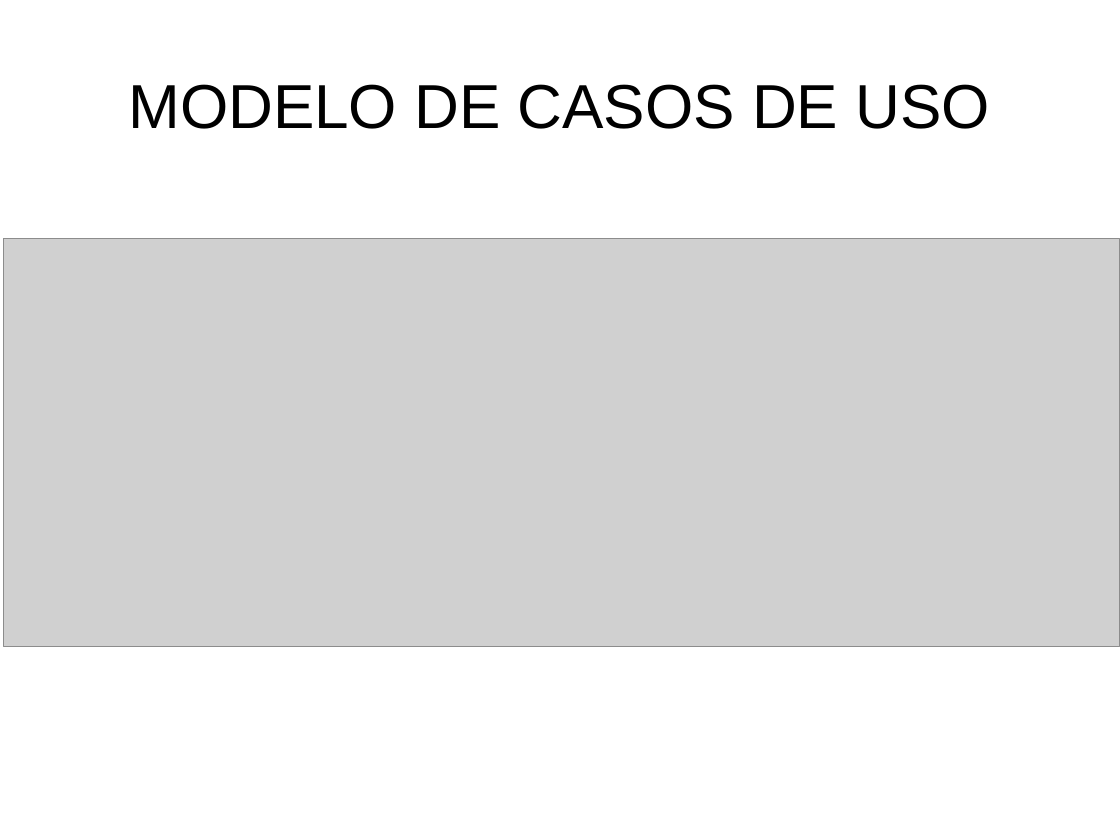
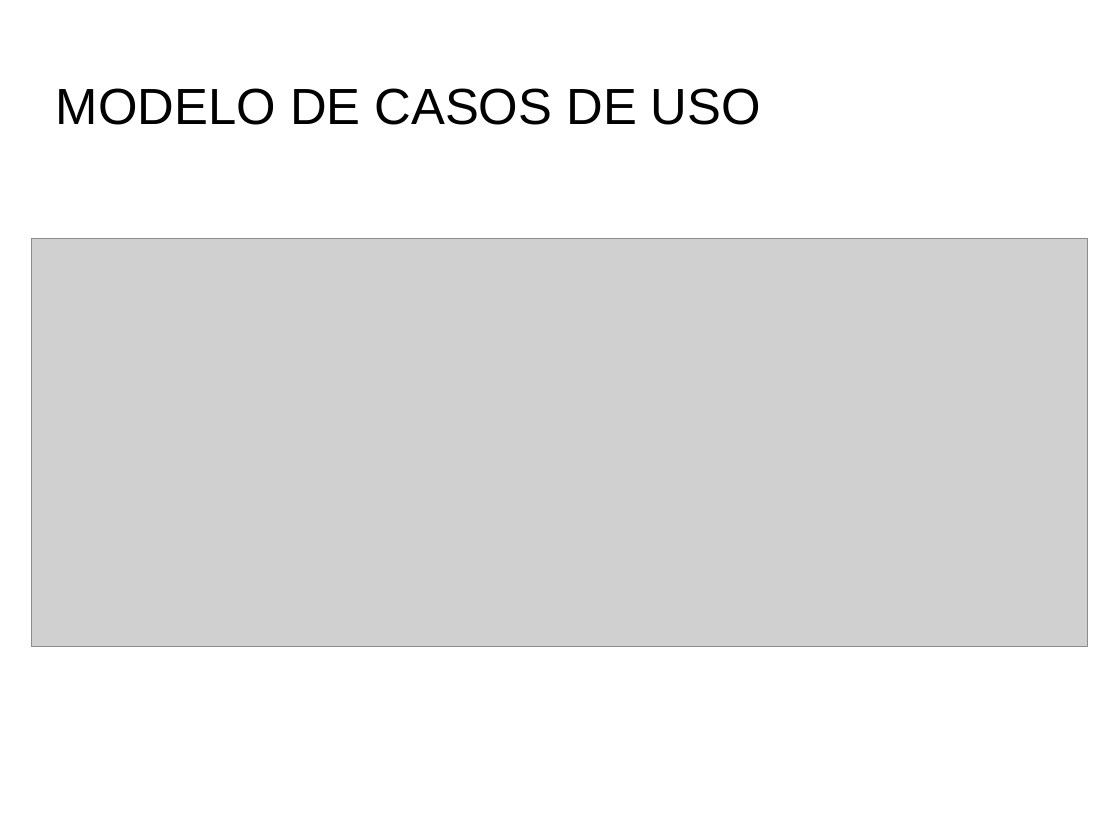
Before and after one commit to PatriiML11/ProyectoWeb, a slide deck: slide 7 of doc/Documentos/Presentacion.odp (slide 6 before the commit). Drawn at 1120x840 pixels with LibreOffice and Linux fonts; fonts in the diff are those of the drawing; grey boxes stand for pictures; background and template pictures are left out. Boxes give left, top, right and bottom in pixels: in the first picture for what was removed or moved away, otherwise in the second. Text is boxed around its words. In the diff, an @@ line names an element or a change of style, - is before the commit and + after.

```diff
--- a/doc/Documentos/Presentacion.odp
+++ b/doc/Documentos/Presentacion.odp
@@ title "MODELO DE CASOS DE USO": place and size @@
-title "MODELO DE CASOS DE USO" at bbox=[128, 84, 990, 129]
+title "MODELO DE CASOS DE USO" at bbox=[56, 88, 761, 125]
@@ title "MODELO DE CASOS DE USO" at bbox=[56, 88, 761, 125]: size 44 to 36 pt; alignment centre to left @@
@@ picture: place and size @@
-picture at bbox=[4, 239, 1120, 647]
+picture at bbox=[32, 239, 1087, 647]
```
Also in this commit, not shown: 20 other slides changed, 2 slides added, 41 other files.
